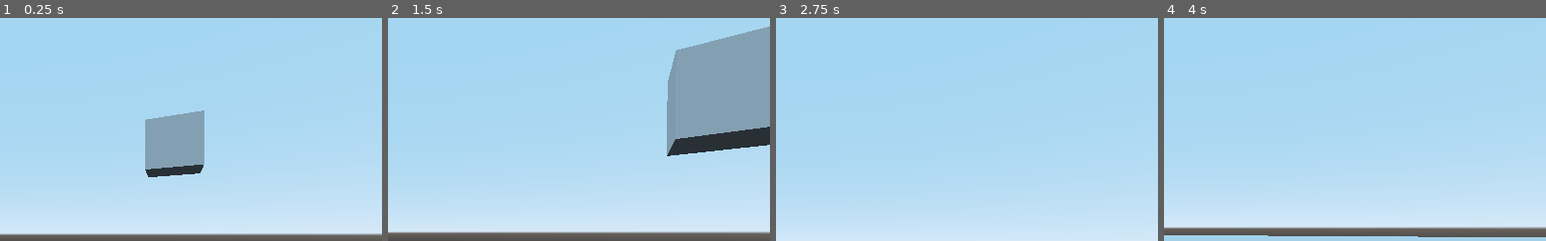
Above: before the commit, frames 1-4 (left to right).
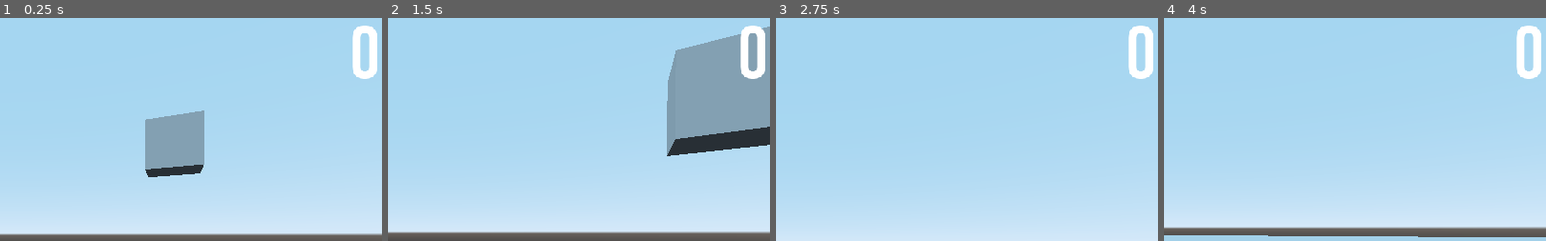
Above: after the commit, the same moments.

Repository: nuzcraft/intermediate_book
Game: Godot game, scene res://level_1.tscn
Same seed, same stepped clock (60 frames per second), same inputs: the game is played once before the commit and once after it.
Inputs (mouse positions are % of the whole screen's width and height, from its top left):
- Up to frame 1 (0.25 s): no input
- Up to frame 2 (1.5 s): tap Enter at 0.5 s; move the mouse to (55, 50) at 0.52 s; hold Up (move_forward) from 0.53 s (still down); tap Space (jump) at 0.77 s; move the mouse to (45, 50) at 1.27 s
- Up to frame 3 (2.75 s): keep holding Up (move_forward); tap Space (jump) at 1.52 s; move the mouse to (52, 48) at 2.02 s
- Up to frame 4 (4 s): keep holding Up (move_forward); move the mouse to (49, 52) at 2.77 s; tap Space (jump) at 3.02, 3.77 s; move the mouse to (57, 51) at 3.52 s
The pictures show only the part of the screen within x 50-100%, y 1-51%; the shares and areas given below are measured in that part.

The runs differ from the first frame. In frame 1, 1.1% of the frame differs, in the area x 92-99%, y 3-28%; in frame 2, 1.1%; in frame 3, 1.1%; in frame 4, 1.1%.

Commit message:
added extra labels and timers for the chapter 1 challenge

Diff:
--- a/Player.gd
+++ b/Player.gd
@@ -18,10 +18,13 @@
 
 onready var camera :Camera = get_node("Camera")#only when node is initialized
 onready var user_message:Label = get_node("message")
+onready var message_timer:Timer = get_node("messageTimer")
+onready var score_label:Label = get_node("score")
 
 func _ready():
 	Input.set_mouse_mode(Input.MOUSE_MODE_CAPTURED)
 	user_message.set_text("")
+	score_label.set_text(str(score))
 
 func _physics_process(delta):#called 60 times per sec
 	velocity.x = 0
@@ -54,13 +57,17 @@
 	for index in get_slide_count():
 		var collision = get_slide_collision(index)
 		if (collision.collider.is_in_group("collect")):
+			user_message.set_text("You have collected an object")
+			message_timer.start()
 			print("Collision with " + collision.collider.name)
 			score += 1
 			print ("score " + str(score))
 			collision.collider.queue_free()
+			score_label.set_text(str(score))
 		elif (collision.collider.name == "end" && score == 4):
 			print("Congratulations!")
 			user_message.set_text("CONGRATULATIONS")
+			message_timer.start()
 
 
 func _process(delta):#not physics related
@@ -82,3 +89,7 @@
 			Input.set_mouse_mode(Input.MOUSE_MODE_VISIBLE)
 		else:
 			Input.set_mouse_mode(Input.MOUSE_MODE_CAPTURED)
+
+
+func _on_messageTimer_timeout():
+	user_message.set_text("")
--- a/level_1.tscn
+++ b/level_1.tscn
@@ -12,6 +12,10 @@
 uv1_scale = Vector3( 10, 10, 10 )
 
 [sub_resource type="DynamicFont" id=8]
+size = 100
+font_data = ExtResource( 3 )
+
+[sub_resource type="DynamicFont" id=9]
 size = 100
 font_data = ExtResource( 3 )
 
@@ -49,6 +53,18 @@
 text = "Congratulations :)"
 align = 1
 valign = 1
+
+[node name="messageTimer" type="Timer" parent="player"]
+wait_time = 5.0
+one_shot = true
+
+[node name="score" type="Label" parent="player"]
+margin_left = 981.0
+margin_right = 1021.0
+margin_bottom = 120.0
+grow_horizontal = 0
+custom_fonts/font = SubResource( 9 )
+align = 2
 
 [node name="launcher" parent="." instance=ExtResource( 4 )]
 
@@ -115,3 +131,5 @@
 
 [node name="launcher4" parent="." instance=ExtResource( 4 )]
 transform = Transform( 1, 0, 0, 0, 1, 0, 0, 0, 1, 31.3457, 7, 14.6454 )
+
+[connection signal="timeout" from="player/messageTimer" to="player" method="_on_messageTimer_timeout"]
Not shown: 1 places in level_1.tscn that only renumber resources
